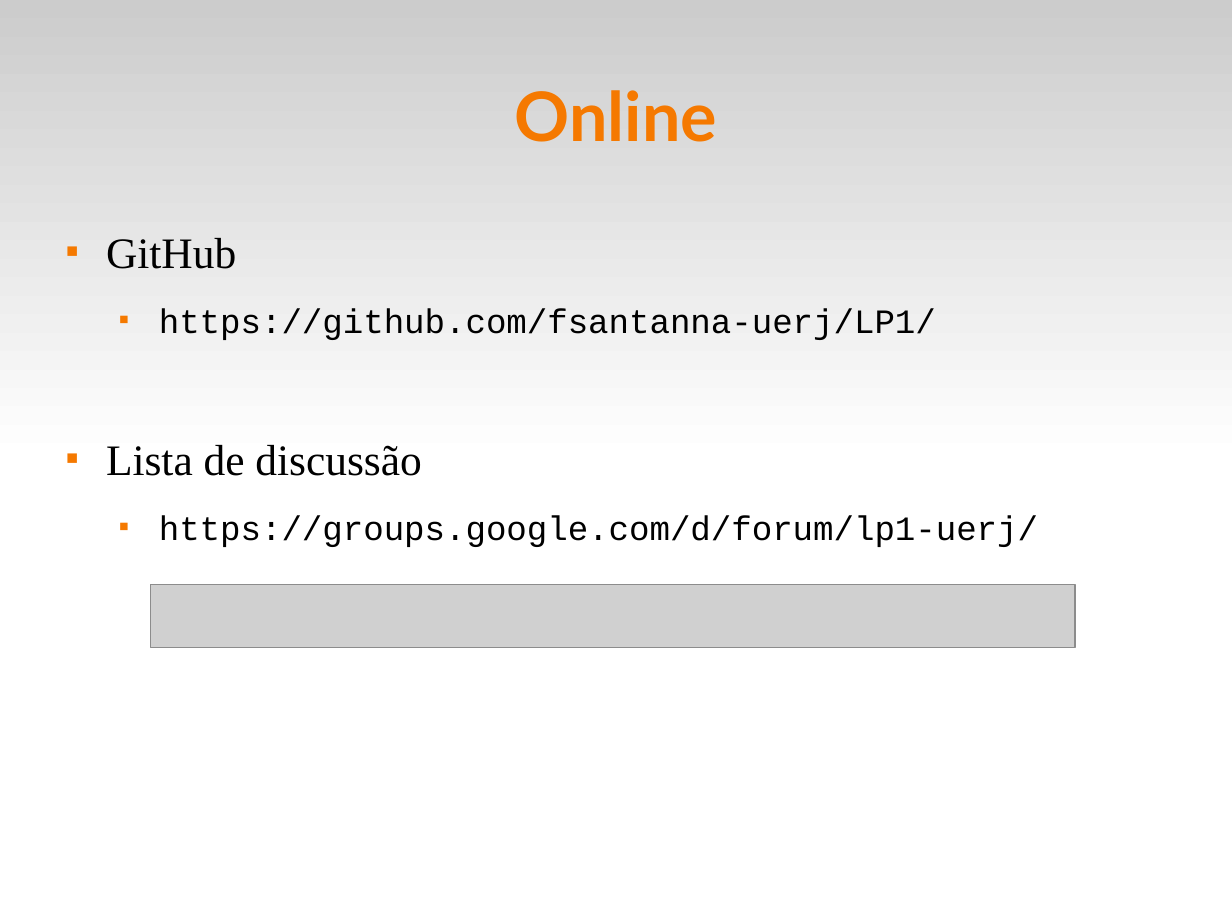
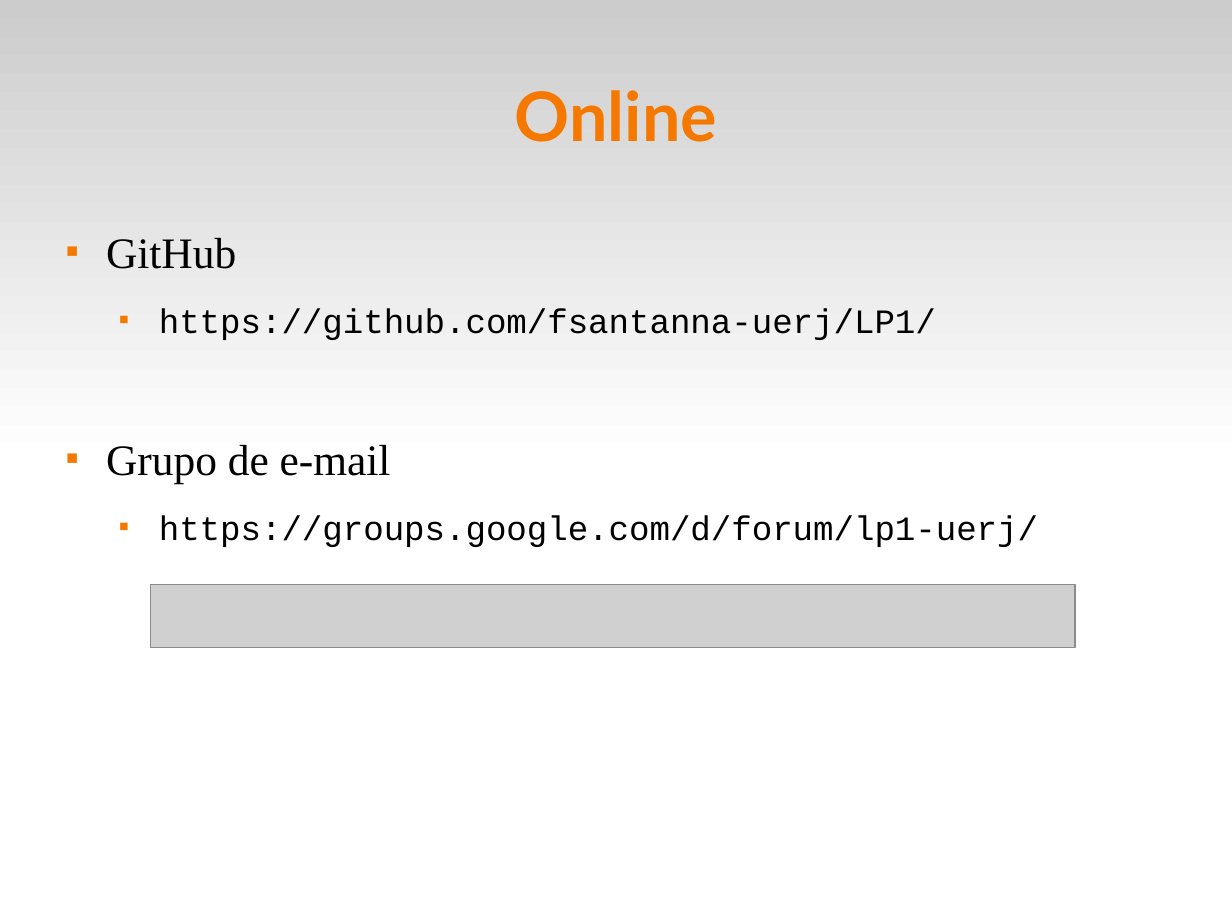
Before and after one commit to fsantanna-uerj/LP1, a slide deck: slide 3 of Slides/lp1-00-intro.odp. Drawn at 1232x924 pixels with LibreOffice and Linux fonts; fonts in the diff are those of the drawing; grey boxes stand for pictures. Boxes give left, top, right and bottom in pixels: in the first picture for what was removed or moved away, otherwise in the second. Text is boxed around its words. In the diff, an @@ line names an element or a change of style, - is before the commit and + after.

```diff
--- a/Slides/lp1-00-intro.odp
+++ b/Slides/lp1-00-intro.odp
@@ text at (106, 445, 391, 484): text changed @@
-■ Lista de discussão
+■ Grupo de e-mail
```
Also in this commit, not shown: 1 other slide changed, 4 other files.
